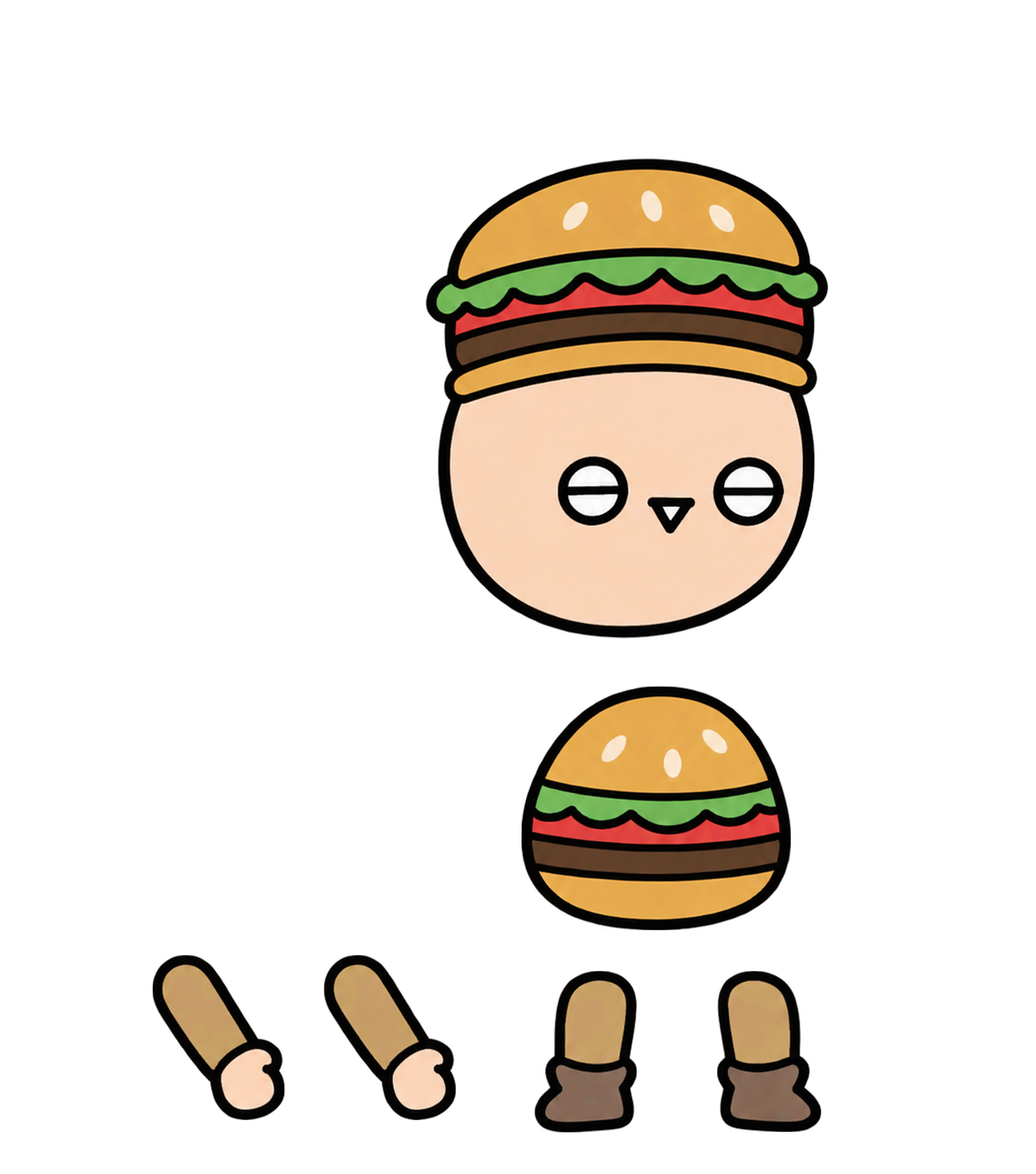
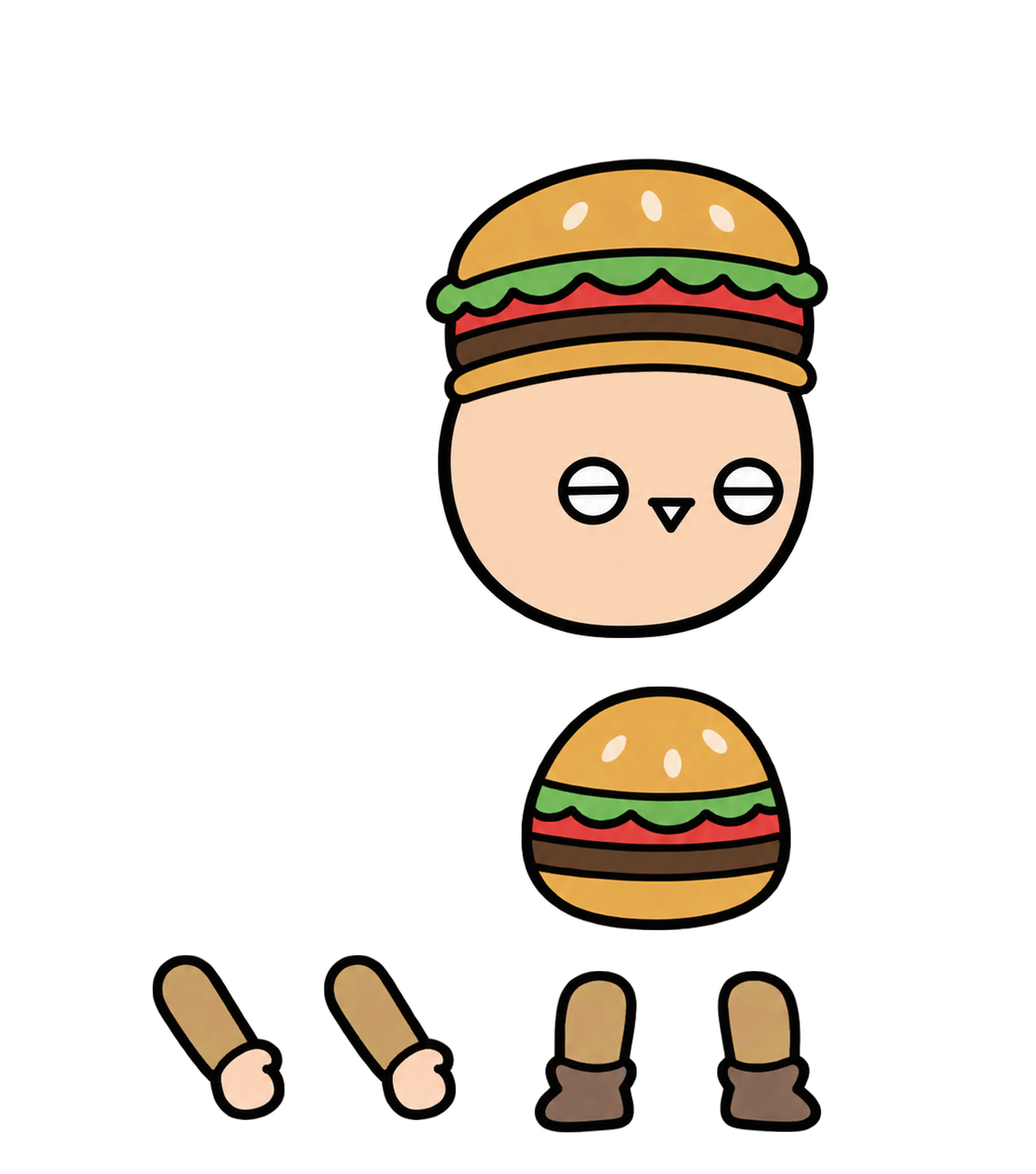
Layer changes from the first 1036×1174 image to the second:
painted on "머리" over (x1=435, y1=281, x2=815, y2=640)
